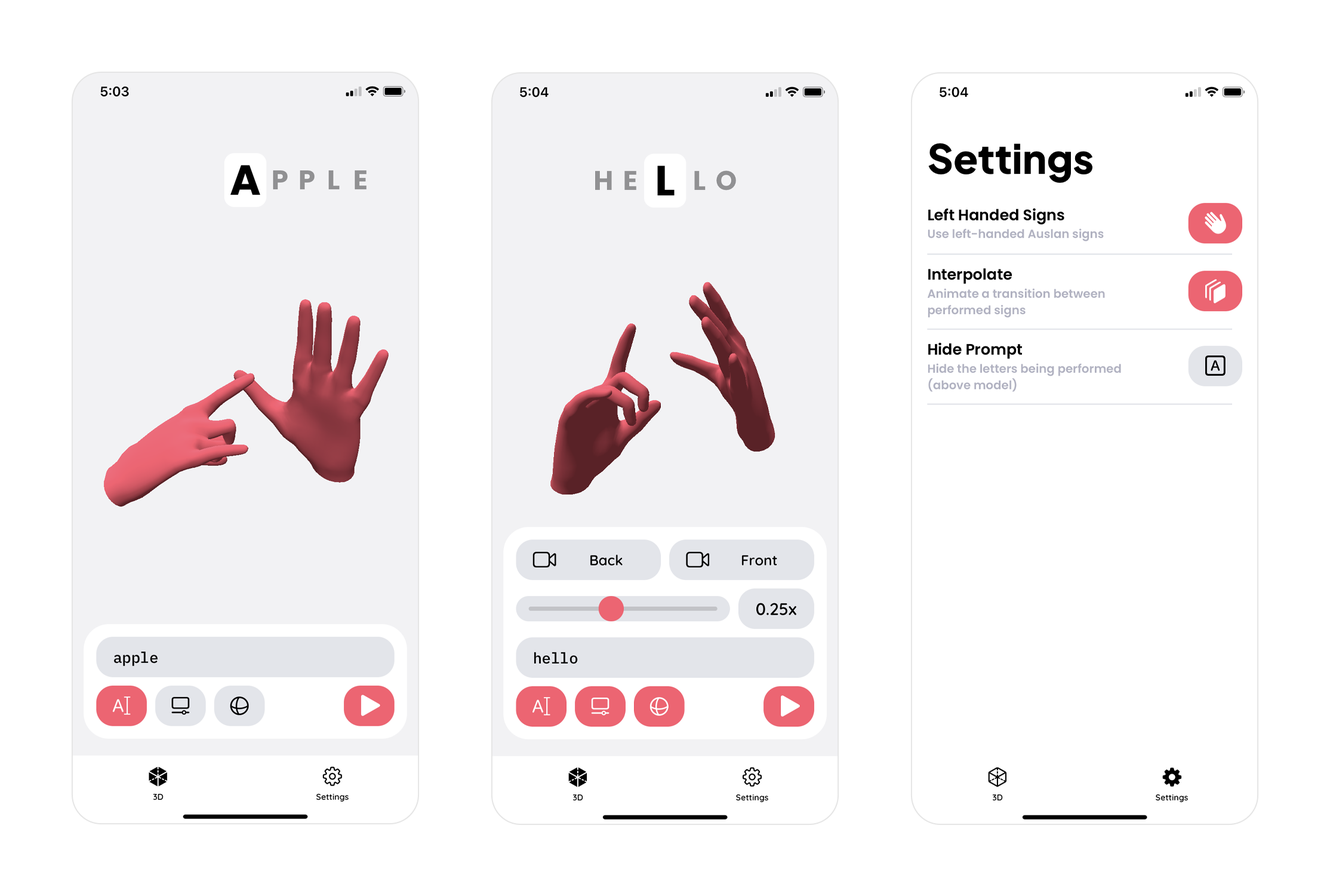
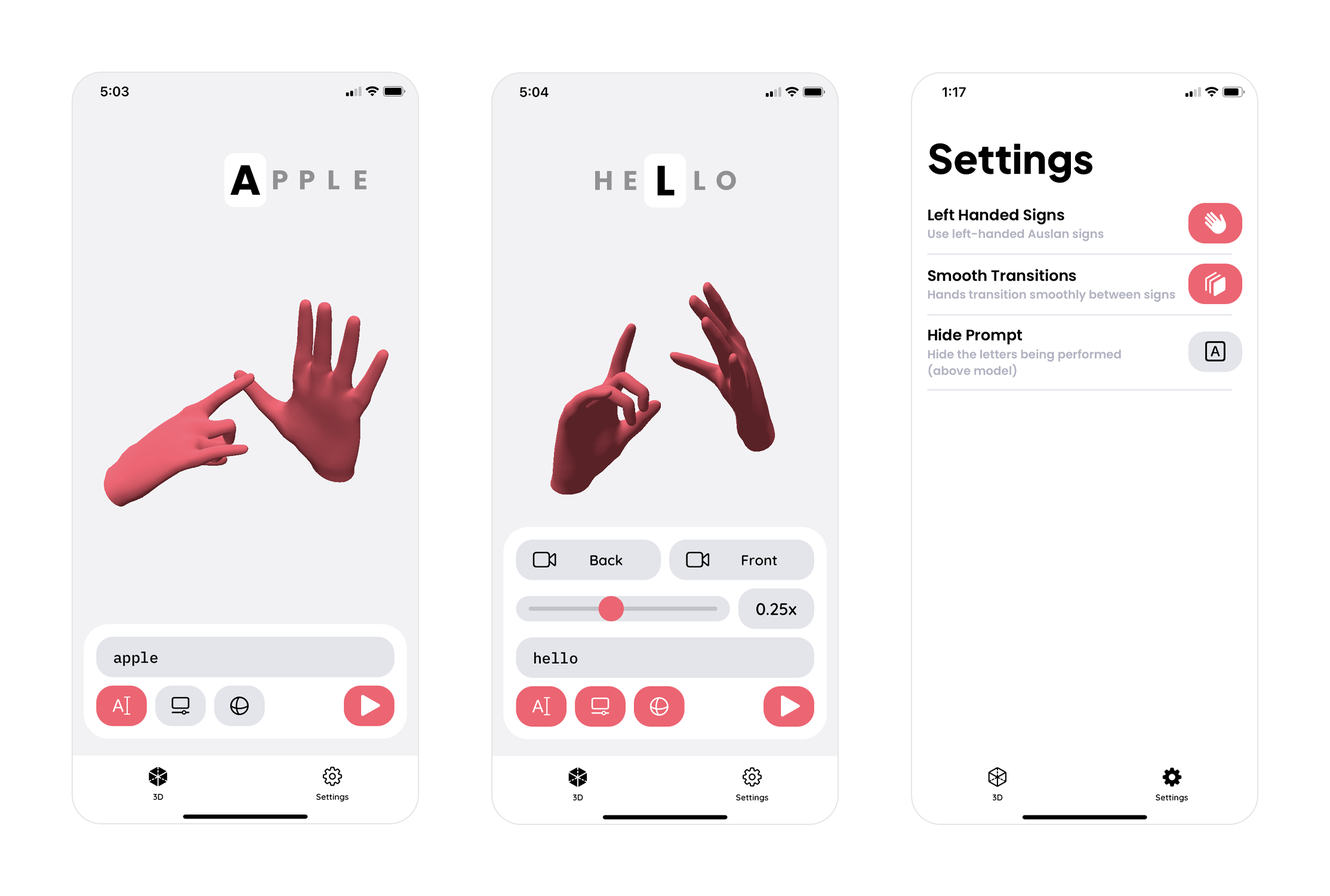
Two versions of the same layered image (1330 × 896). Layer-by-layer changes:
renamed "Layer 5" to "Layer 8", painted on it over [left=927, top=86, right=1243, bottom=405]
